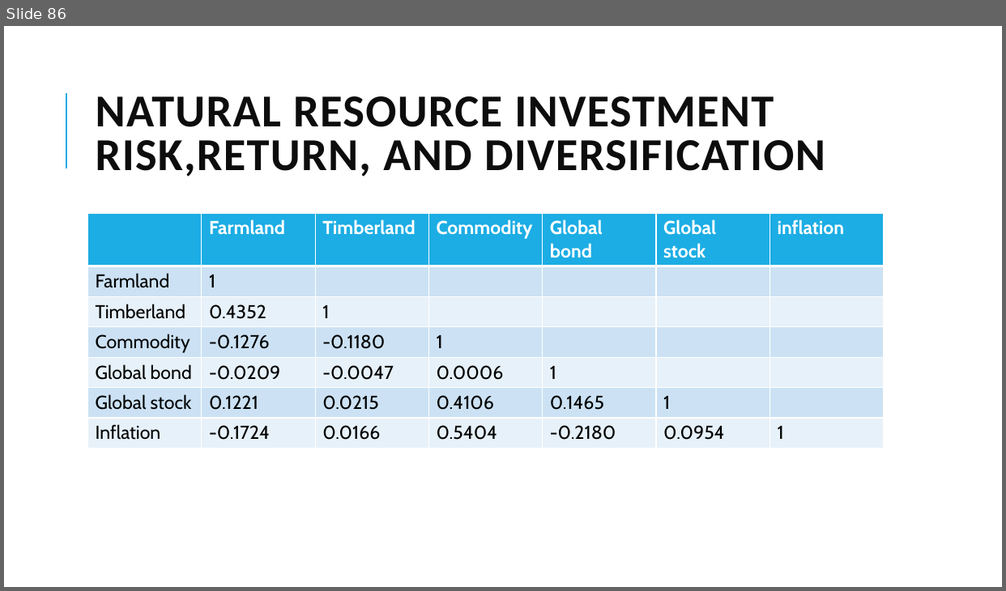
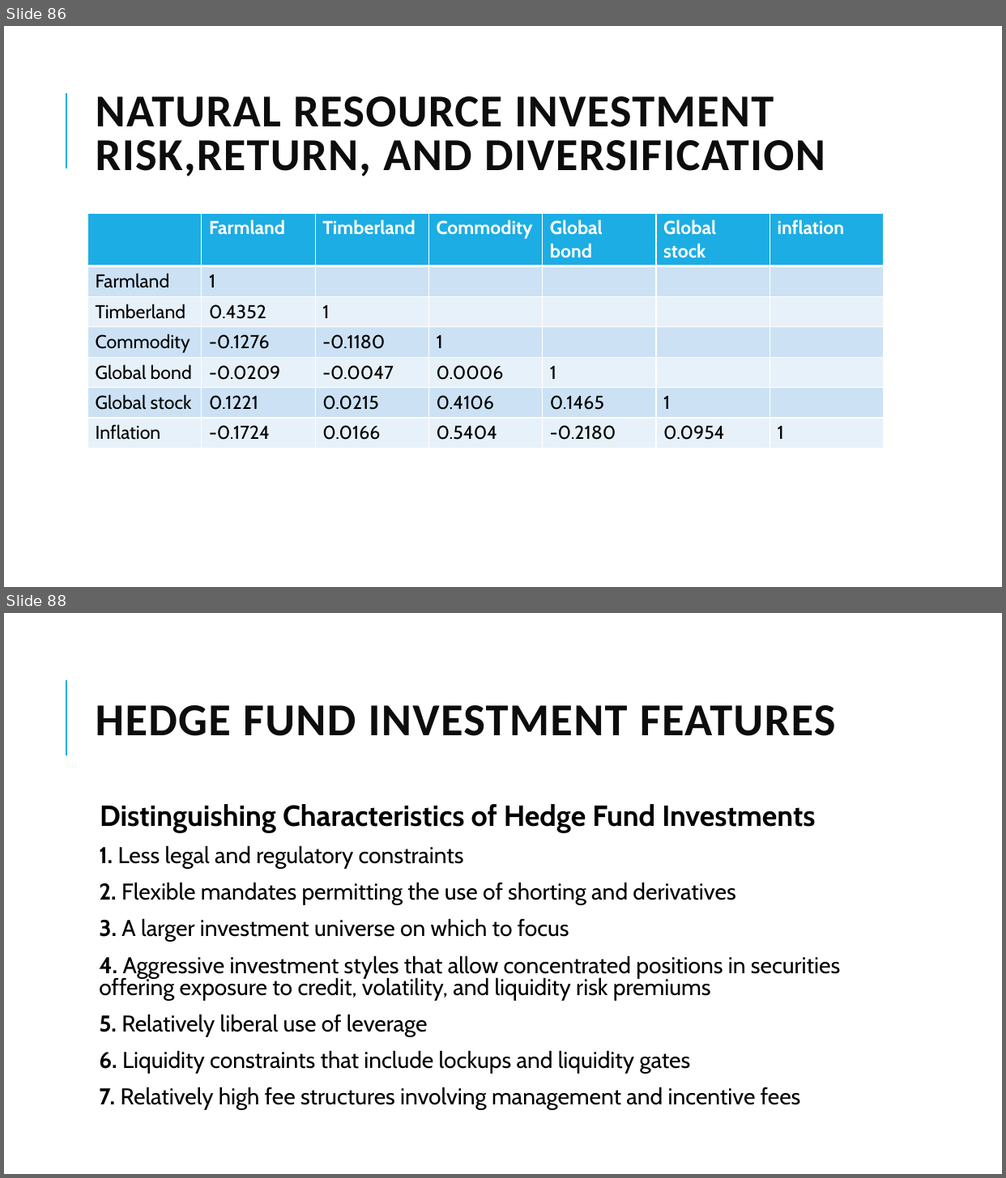
Before and after one commit to Isco0530/data, a slide deck: 2024Alternative.pptx. Shown one above the other, each under a label of ours: slide 86 before the commit, slides 86 and 88 after it; the slides between them are not shown. The pictures are 1006x591 and 1006x1178 pixels, drawn with LibreOffice and Linux fonts; fonts in the diff are those of the drawing. Boxes give left, top, right and bottom in pixels: in the first picture for what was removed or moved away, otherwise in the second. Text is boxed around its words. In the diff, an @@ line names an element or a change of style, - is before the commit and + after.

```diff
--- a/2024Alternative.pptx
+++ b/2024Alternative.pptx
@@ slide 88 added at box(4, 613, 1002, 1174), background #FFFFFF; not listed: 1 template element that a slide beside it also shows @@
@@ title added at box(96, 705, 836, 736), 44 pt, text #0D0D0D, bold @@
+HEDGE FUND INVESTMENT FEATURES
@@ text added at box(99, 804, 840, 1110), 22 pt, text #000000 @@
+  Distinguishing Characteristics of Hedge Fund Investments
+  1. Less legal and regulatory constraints
+  2. Flexible mandates permitting the use of shorting and derivatives
+  3. A larger investment universe on which to focus
+  4. Aggressive investment styles that allow concentrated positions in securities offering exposure to credit, volatility, and liquidity risk premiums
+  5. Relatively liberal use of leverage
+  6. Liquidity constraints that include lockups and liquidity gates
+  7. Relatively high fee structures involving management and incentive fees
```
Also in this commit, not shown: 3 slides changed, 6 other slides added.
